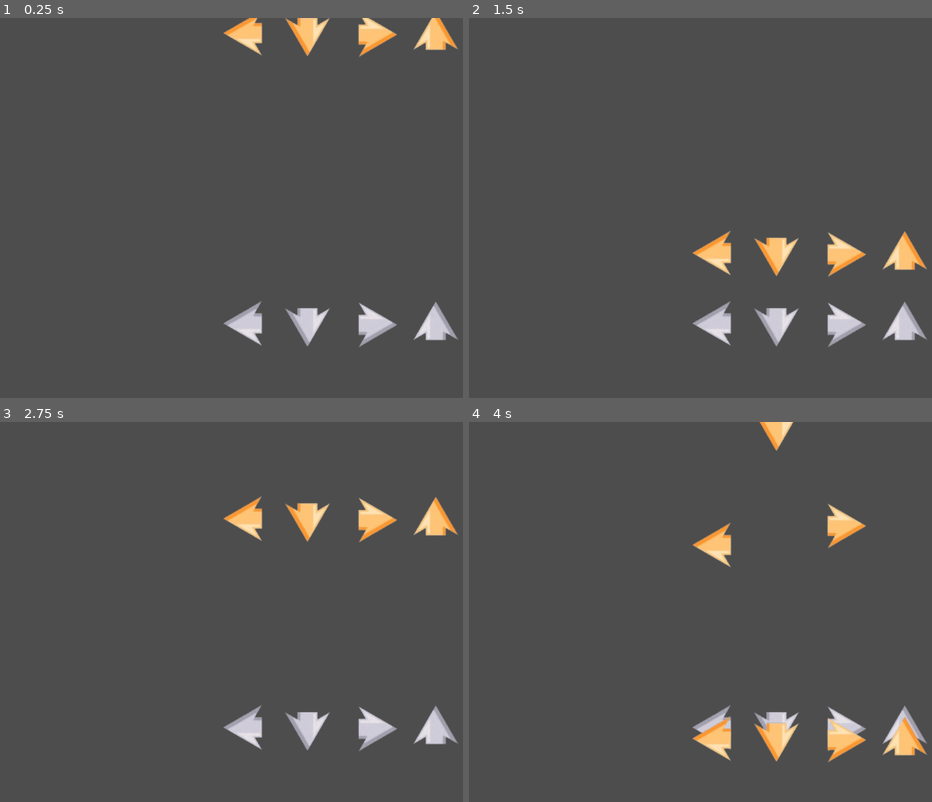
Above: before the commit, frames 1-4 (two rows, left to right).
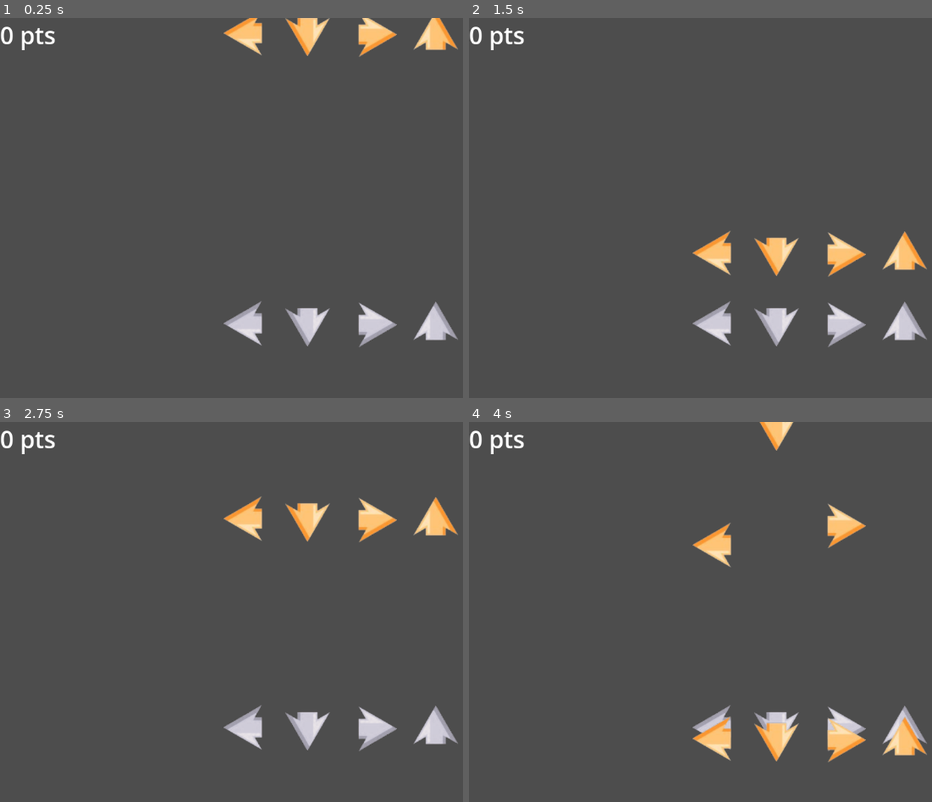
Above: after the commit, the same moments.

Repository: WilliamPeterAldrik/HoloDream-KW
Game: Godot game, scene res://Scenes/game_level.tscn
Same seed, same stepped clock (60 frames per second), same inputs: the game is played once before the commit and once after it.
Inputs:
- Up to frame 1 (0.25 s): no input
- Up to frame 2 (1.5 s): no input
- Up to frame 3 (2.75 s): no input
- Up to frame 4 (4 s): no input

The runs differ from the first frame. In frame 1, 0.2% of the frame differs, in the area x 0-12%, y 2-9%; in frame 2, 0.2%; in frame 3, 0.2%; in frame 4, 0.2%.

Commit message:
scoring system

Diff:
--- a/Scenes/game_level.tscn
+++ b/Scenes/game_level.tscn
@@ -2,6 +2,7 @@
 
 [ext_resource type="PackedScene" uid="uid://c0oqy31gicygt" path="res://Scenes/key_listener.tscn" id="1_jcjmw"]
 [ext_resource type="PackedScene" uid="uid://bhoxtfutuhl4m" path="res://Scenes/falling_key.tscn" id="2_jtjkd"]
+[ext_resource type="PackedScene" uid="uid://ftreitpbdwlw" path="res://Scenes/game_ui.tscn" id="3_ht4rx"]
 
 [node name="GameLevel" type="Node2D" unique_id=342435873]
 
@@ -42,3 +43,5 @@
 [node name="FallingUp" parent="." unique_id=1369105128 instance=ExtResource("2_jtjkd")]
 position = Vector2(741, -49)
 frame = 3
+
+[node name="GameUI" parent="." unique_id=630694922 instance=ExtResource("3_ht4rx")]
--- /dev/null
+++ b/Scenes/game_ui.tscn
@@ -0,0 +1,22 @@
+[gd_scene format=3 uid="uid://ftreitpbdwlw"]
+
+[ext_resource type="Script" uid="uid://btyic6baygkox" path="res://Script/game_ui.gd" id="1_gek4i"]
+
+[node name="GameUI" type="Control" unique_id=630694922]
+layout_mode = 3
+anchors_preset = 15
+anchor_right = 1.0
+anchor_bottom = 1.0
+grow_horizontal = 2
+grow_vertical = 2
+script = ExtResource("1_gek4i")
+
+[node name="CanvasLayer" type="CanvasLayer" parent="." unique_id=1856630576]
+
+[node name="ScoreLabel" type="RichTextLabel" parent="." unique_id=1234076331]
+unique_name_in_owner = true
+layout_mode = 0
+offset_right = 191.0
+offset_bottom = 67.0
+theme_override_font_sizes/normal_font_size = 41
+text = "0 pts"
--- a/Scenes/reine.tscn
+++ b/Scenes/reine.tscn
@@ -234,7 +234,6 @@
 [node name="Reine" type="Node2D" unique_id=109757464]
 
 [node name="AnimatedSprite2D" type="AnimatedSprite2D" parent="." unique_id=1017037832]
-position = Vector2(931.00006, 357.00003)
 scale = Vector2(5.3999996, 5.3999996)
 sprite_frames = SubResource("SpriteFrames_nwv7k")
 animation = &"Dancing"
--- /dev/null
+++ b/Scenes/signals.tscn
@@ -0,0 +1,6 @@
+[gd_scene format=3 uid="uid://cu3xo5om6wjpf"]
+
+[ext_resource type="Script" uid="uid://cwkes7c3m4mvh" path="res://Script/signals.gd" id="1_u3v1j"]
+
+[node name="Signals" type="Node2D" unique_id=440343477]
+script = ExtResource("1_u3v1j")
--- a/Script/falling_key.gd
+++ b/Script/falling_key.gd
@@ -10,7 +10,7 @@
 # Kalo lewat jadi true
 var has_passed: bool = false
 # Posisi pas lewatin input area
-var pass_threshold: float = 550.0
+var pass_threshold: float = 540.0
 
 func _init():
 	set_process(false)
--- /dev/null
+++ b/Script/game_ui.gd
@@ -0,0 +1,11 @@
+extends Control
+
+var score: int = 0
+
+# Called when the node enters the scene tree for the first time.
+func _ready() -> void:
+	Signals.IncrementScore.connect(IncrementScore)
+
+func IncrementScore(incr: int):
+	score += incr
+	%ScoreLabel.text = str(score) + " pts"
--- a/Script/key_listener.gd
+++ b/Script/key_listener.gd
@@ -10,6 +10,18 @@
 
 # Queue key jatoh
 var falling_key_queue = []
+
+# Jika distance_from_pass lebih kecil dari threshold, beri score tersebut
+var perfect_press_threshold: float = 30
+var great_press_threshold: float = 50
+var good_press_threshold: float = 60
+var ok_press_threshold: float = 80
+
+# Score untuk setiap threshold
+var perfect_press_score: float = 250
+var great_press_score: float = 100
+var good_press_score: float = 50
+var ok_press_score: float = 20
 
 # Called when the node enters the scene tree for the first time.
 func _ready() -> void:
@@ -31,7 +43,19 @@
 				var key_to_pop = falling_key_queue.pop_front()
 				if is_instance_valid(key_to_pop):
 					var distance_from_pass = abs(key_to_pop.pass_threshold - key_to_pop.global_position.y)
-					print (distance_from_pass)
+
+					if distance_from_pass < perfect_press_threshold:
+						Signals.IncrementScore.emit(perfect_press_score)
+					elif distance_from_pass < great_press_threshold:
+						Signals.IncrementScore.emit(great_press_score)
+					elif distance_from_pass < good_press_threshold:
+						Signals.IncrementScore.emit(good_press_score)
+					elif distance_from_pass < ok_press_threshold:
+						Signals.IncrementScore.emit(ok_press_score)
+					else:
+#						Miss
+						pass
+
 					key_to_pop.queue_free()
 
 # Bikin Key nya jatoh
--- /dev/null
+++ b/Script/signals.gd
@@ -0,0 +1,3 @@
+extends Node2D
+
+signal IncrementScore(incr: int)
--- a/project.godot
+++ b/project.godot
@@ -14,6 +14,10 @@
 run/main_scene="uid://bj56kop2sl4qw"
 config/features=PackedStringArray("4.6", "Mobile")
 config/icon="res://icon.svg"
+
+[autoload]
+
+Signals="*uid://cu3xo5om6wjpf"
 
 [input]
 
Binary file added: Assets/Sprites/Arrows.png
Not shown, added: Assets/Sprites/Arrows.png.import
Not shown, added: Script/game_ui.gd.uid
Not shown, added: Script/signals.gd.uid
